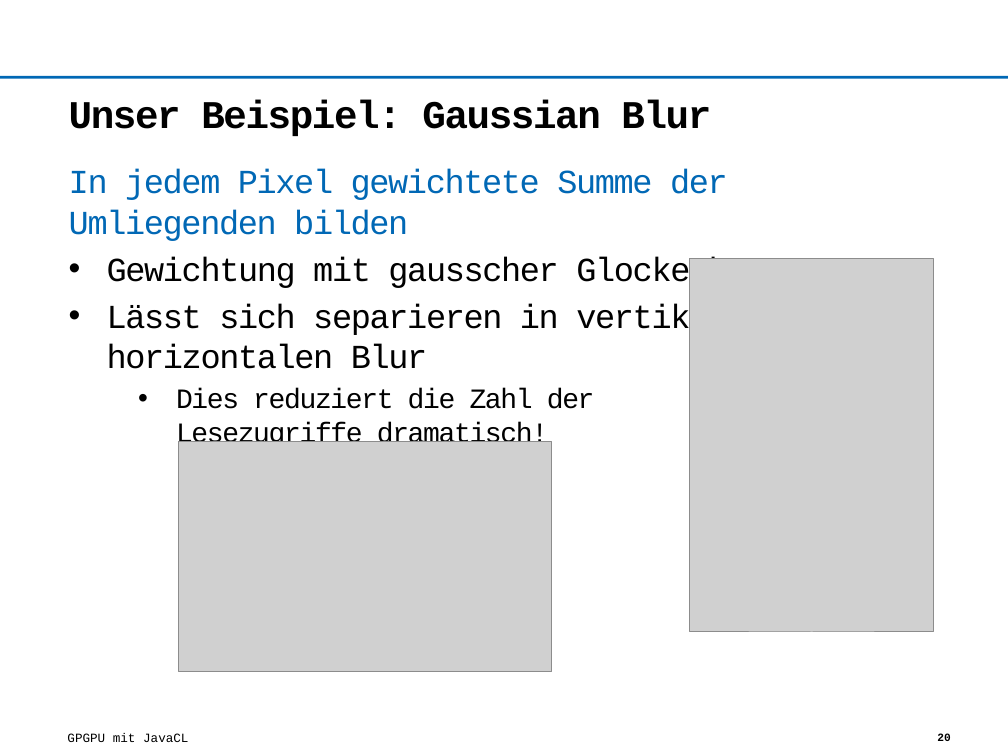
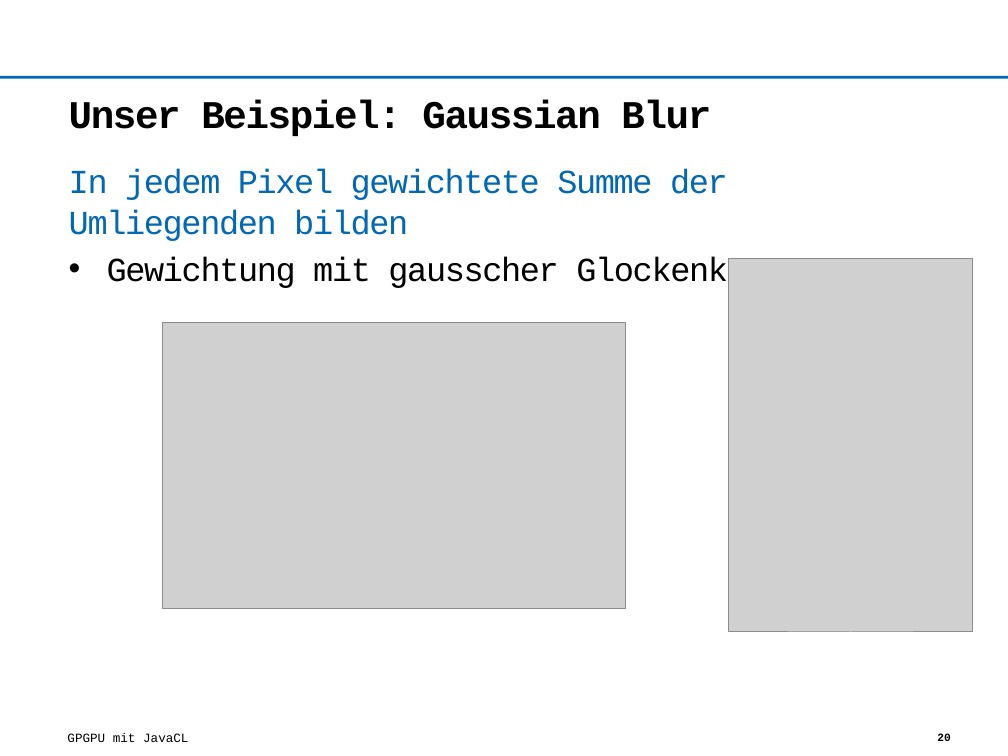
Before and after one commit to Wumpf/javaclpres, a slide deck: slide 20 of opencl.pptx. Drawn at 1008x756 pixels with LibreOffice and Linux fonts; fonts in the diff are those of the drawing; grey boxes stand for pictures; background and template pictures are left out. Boxes give left, top, right and bottom in pixels: in the first picture for what was removed or moved away, otherwise in the second. Text is boxed around its words. In the diff, an @@ line names an element or a change of style, - is before the commit and + after.

```diff
--- a/opencl.pptx
+++ b/opencl.pptx
@@ picture: place and size @@
-picture at [689,259,933,632]
+picture at [729,259,973,632]
@@ text at [107,303,765,450]: paragraphs removed @@
-• Lässt sich separieren in vertikalen &
-  horizontalen Blur
-  • Dies reduziert die Zahl der
-    Lesezugriffe dramatisch!
@@ picture: place and size @@
-picture at [178,442,551,671]
+picture at [162,323,625,608]
```
Also in this commit, not shown: 2 slides added.
